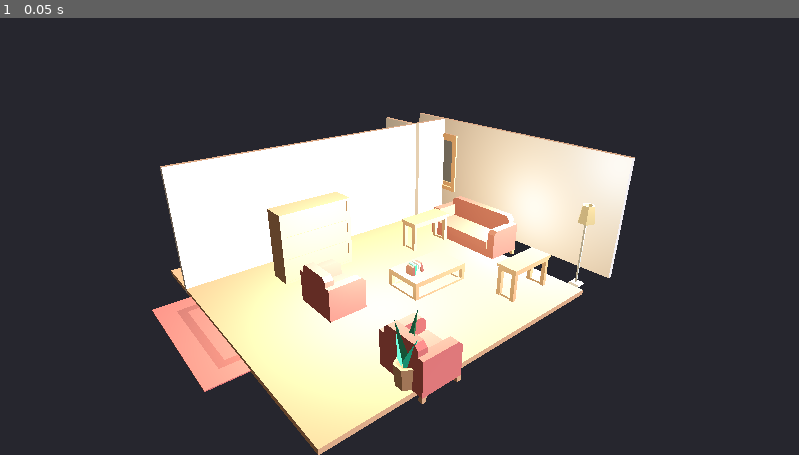
Above: before the commit, frame 1.
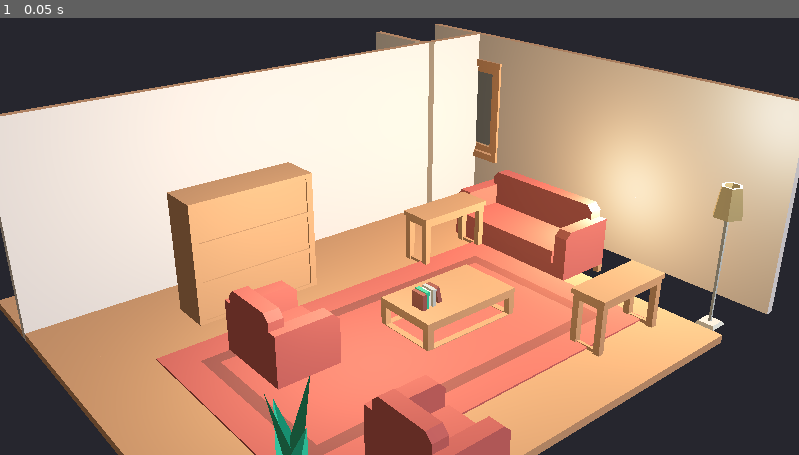
Above: after the commit, the same moment.

Repository: TerjeBallestad/godot-2D-HD
Game: Godot game, scene res://scenes/interior/interior_scene.tscn
Two runs of this game, one before a commit and one after it. Both use one fixed random seed, a clock stepped at 60 frames per second and the inputs below. The project has no main scene, so this scene is started directly.
Inputs:
- Up to frame 1 (0.05 s): no input

The runs differ from the first frame. In frame 1, 75% of the frame differs, in the area x 0-100%, y 1-100%.

Commit message:
feat(01-02): user-tuned lighting and camera settings

Diff:
--- a/scenes/interior/interior_scene.tscn
+++ b/scenes/interior/interior_scene.tscn
@@ -22,7 +22,6 @@
 ambient_light_color = Color(0.6, 0.55, 0.5, 1)
 ambient_light_energy = 0.4
 tonemap_mode = 3
-tonemap_exposure = 1.0
 tonemap_white = 6.0
 
 [node name="InteriorScene" type="Node3D" unique_id=1594013898]
@@ -36,7 +35,7 @@
 [node name="WindowLight" type="DirectionalLight3D" parent="Lighting" unique_id=242788534]
 transform = Transform3D(0.707107, 0.353553, -0.612372, 0, 0.866025, 0.5, 0.707107, -0.353553, 0.612372, 0, 0, 0)
 light_color = Color(0.85, 0.9, 1, 1)
-light_energy = 0.4
+light_energy = 0.2
 shadow_enabled = true
 
 [node name="Lamps" type="Node3D" parent="Lighting" unique_id=1597192297]
@@ -44,21 +43,20 @@
 [node name="TableLamp" type="OmniLight3D" parent="Lighting/Lamps" unique_id=2065539924]
 transform = Transform3D(1, 0, 0, 0, 1, 0, 0, 0, 1, 0.8, 1, 0)
 light_color = Color(1, 0.85, 0.65, 1)
-light_energy = 1.0
-omni_range = 5.0
+light_energy = 0.245
 omni_attenuation = 1.2
 
 [node name="FloorLamp" type="OmniLight3D" parent="Lighting/Lamps" unique_id=370763913]
 transform = Transform3D(1, 0, 0, 0, 1, 0, 0, 0, 1, -1.2, 1.2, 0.9)
 light_color = Color(1, 0.85, 0.65, 1)
-light_energy = 0.8
+light_energy = 0.305
 omni_range = 4.0
 omni_attenuation = 1.2
 
 [node name="Fireplace" type="OmniLight3D" parent="Lighting" unique_id=389766960]
 transform = Transform3D(1, 0, 0, 0, 1, 0, 0, 0, 1, -1.2, 0.5, 0)
 light_color = Color(1, 0.65, 0.35, 1)
-light_energy = 1.2
+light_energy = 0.32
 omni_range = 3.0
 omni_attenuation = 1.5
 
@@ -139,13 +137,13 @@
 transform = Transform3D(1, 0, 0, 0, 1, 0, 0, 0, 1, -1.2, 0, 0.9)
 
 [node name="Rug" parent="Assets/Furniture" unique_id=1385996068 instance=ExtResource("11_rug")]
-transform = Transform3D(1.5, 0, 0, 0, 1, 0, 0, 0, 1.5, 0, 0.01, 0)
+transform = Transform3D(1.5, 0, 0, 0, 1, 0, 0, 0, 1.5, -0.8018414, 0.05626882, 0.61581826)
 
 [node name="Bookcase" parent="Assets/Furniture" unique_id=810727614 instance=ExtResource("12_bookcase")]
 transform = Transform3D(-1, 0, 0, 0, 1, 0, 0, 0, -1, 1.2, 0, -1.2)
 
 [node name="PottedPlant" parent="Assets/Furniture" unique_id=1546350414 instance=ExtResource("13_plant")]
-transform = Transform3D(1, 0, 0, 0, 1, 0, 0, 0, 1, 1.2, 0, 0.9)
+transform = Transform3D(1, 0, 0, 0, 1, 0, 0, 0, 1, 1.5883411, 0, 0.62228954)
 
 [node name="Books" parent="Assets/Furniture" unique_id=657288847 instance=ExtResource("14_books")]
 transform = Transform3D(1, 0, 0, 0, 1, 0, 0, 0, 1, 0.2, 0.25, 0)
@@ -153,6 +151,7 @@
 [node name="Camera3D" type="Camera3D" parent="." unique_id=2090331850]
 transform = Transform3D(-0.7701905, -0.25820124, 0.58321404, 7.993898e-08, 0.9143953, 0.40482238, 0.6378138, -0.31179038, 0.7042586, 3, 2.5, 3)
 current = true
-fov = 50.0
+fov = 29.7
+size = 0.055
 near = 0.1
 far = 100.0
